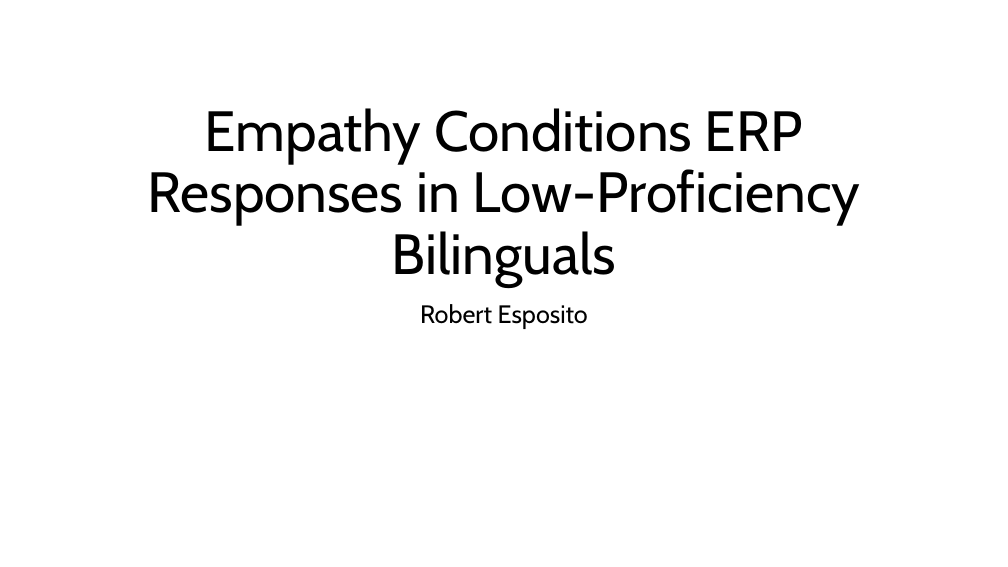
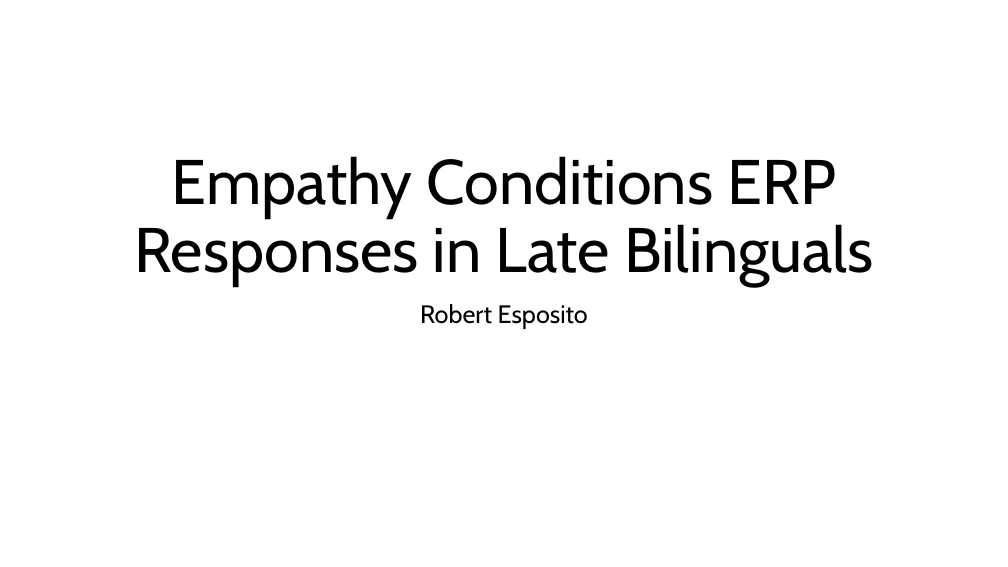
Before and after one commit to RobertEspo/neuro_int_emp, a slide deck: slide 1 of methods.pptx. Drawn at 1008x567 pixels with LibreOffice and Linux fonts; fonts in the diff are those of the drawing. Boxes give left, top, right and bottom in pixels: in the first picture for what was removed or moved away, otherwise in the second. Text is boxed around its words. In the diff, an @@ line names an element or a change of style, - is before the commit and + after.

```diff
--- a/methods.pptx
+++ b/methods.pptx
@@ title at [134, 156, 874, 287]: text changed; size 54 to 60 pt @@
-Empathy Conditions ERP Responses in Low-Proficiency Bilinguals
+Empathy Conditions ERP Responses in Late Bilinguals
```
Also in this commit, not shown: 4 other slides changed, 3 slides added, 4 slides removed, 1 other file.
